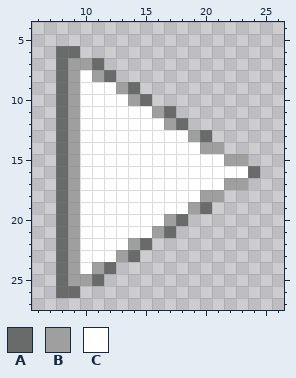
A pixel-art file gets an edit: Textures/PlayImg.aseprite. The picture above was drawn from the file before the commit.
32x32 pixels, 1 frame. Shown: x 6..26, y 4..27.
Palette (. is transparent): A #696a6a  B #9f9f9f  C #ffffff
Pixels before, first column x 8:
 6 AA...............
 7 ABBA.............
 8 ABCBA............
 9 ABCCCBA..........
10 ABCCCCBA.........
11 ABCCCCCCBA.......
12 ABCCCCCCCBA......
13 ABCCCCCCCCCBA....
14 ABCCCCCCCCCCBB...
15 ABCCCCCCCCCCCCBB.
16 ABCCCCCCCCCCCCCCA
17 ABCCCCCCCCCCCCBB.
18 ABCCCCCCCCCCBB...
19 ABCCCCCCCCCBA....
20 ABCCCCCCCBA......
21 ABCCCCCCBA.......
22 ABCCCCBA.........
23 ABCCCBA..........
24 ABCBA............
25 ABBA.............
26 AA...............
After:
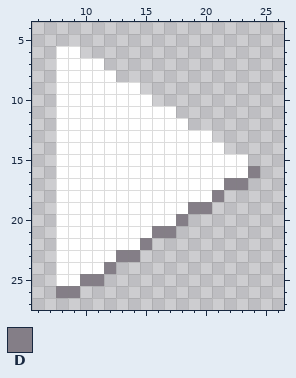
Colours new in this view: D #847e87
Difference:
y 6: x 8..9 AA -> CC
y 7: x 8..11 ABBA -> CCCC
y 8: x 8..9 AB -> CC; x 11..12 BA -> CC
y 9: x 8..9 AB -> CC; x 13..14 BA -> CC
y 10: x 8..9 AB -> CC; x 14..15 BA -> CC
y 11: x 8..9 AB -> CC; x 16..17 BA -> CC
y 12: x 8..9 AB -> CC; x 17..18 BA -> CC
y 13: x 8..9 AB -> CC; x 19..20 BA -> CC
y 14: x 8..9 AB -> CC; x 20..21 BB -> CC
y 15: x 8..9 AB -> CC; x 22..23 BB -> CC
y 16: x 8..9 AB -> CC; x 24 A -> D
y 17: x 8..9 AB -> CC; x 22..23 BB -> DD
y 18: x 8..9 AB -> CC; x 20..21 BB -> CD
y 19: x 8..9 AB -> CC; x 19..20 BA -> DD
y 20: x 8..9 AB -> CC; x 17..18 BA -> CD
y 21: x 8..9 AB -> CC; x 16..17 BA -> DD
y 22: x 8..9 AB -> CC; x 14..15 BA -> CD
y 23: x 8..9 AB -> CC; x 13..14 BA -> DD
y 24: x 8..9 AB -> CC; x 11..12 BA -> CD
y 25: x 8..11 ABBA -> CCDD
y 26: x 8..9 AA -> DD
Changed places in both pictures, as pixel boxes (x1, y1, x2, y2):
changed: (56, 46, 260, 298)
